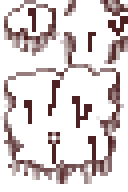
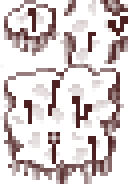
Layered file, before and after one edit (128px x 192px). Changes by layer:
added layer "pockmarks" (25%) above "Right Edge Test\" over box(0, 0, 116, 164)
